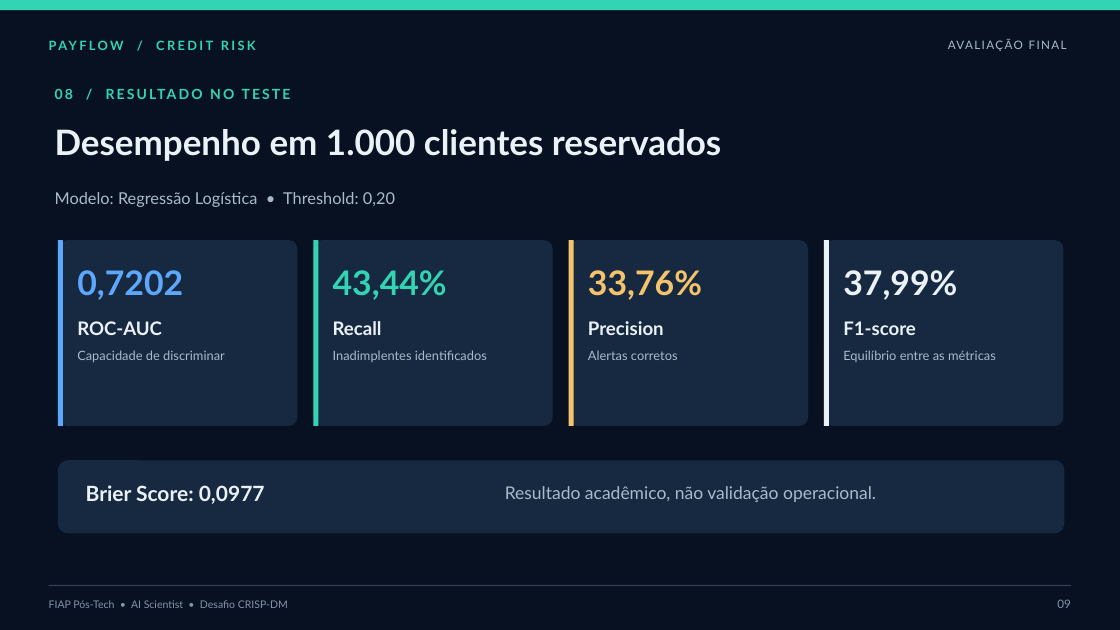
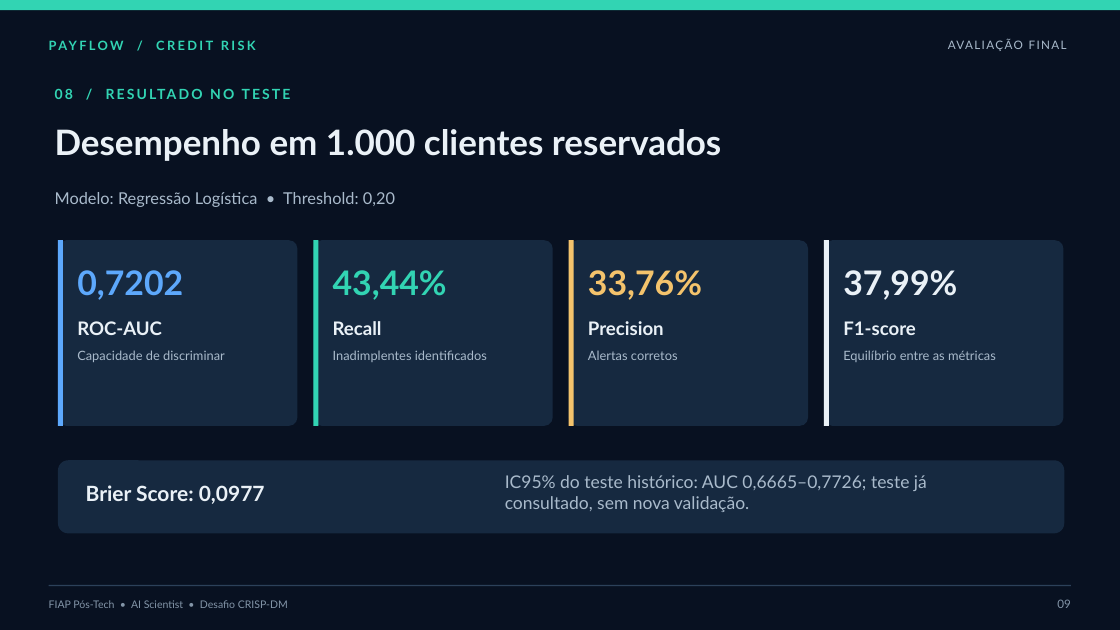
Before and after one commit to vilhegas/Payflow-Credit-Risk, a slide deck: slide 9 of Apresentacao_PayFlow_Credit_Risk.pptx. Drawn at 1120x630 pixels with LibreOffice and Linux fonts; fonts in the diff are those of the drawing. Boxes give left, top, right and bottom in pixels: in the first picture for what was removed or moved away, otherwise in the second. Text is boxed around its words. In the diff, an @@ line names an element or a change of style, - is before the commit and + after.

```diff
--- a/Apresentacao_PayFlow_Credit_Risk.pptx
+++ b/Apresentacao_PayFlow_Credit_Risk.pptx
@@ text at [505, 475, 927, 512]: text changed @@
-Resultado acadêmico, não validação operacional.
+IC95% do teste histórico: AUC 0,6665–0,7726; teste já consultado, sem nova validação.
```
Also in this commit, not shown: 3 other slides changed, 13 other files.
